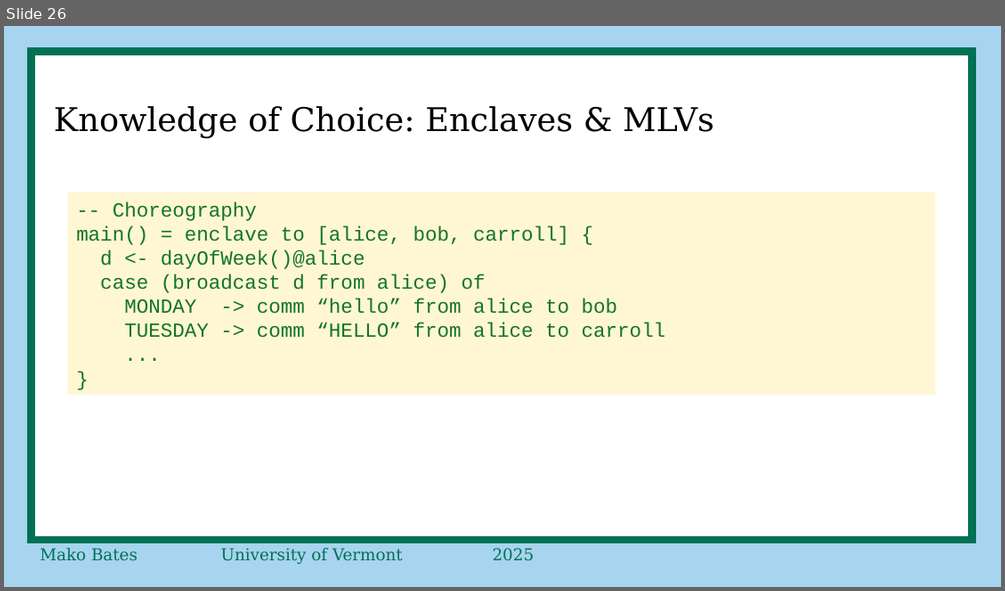
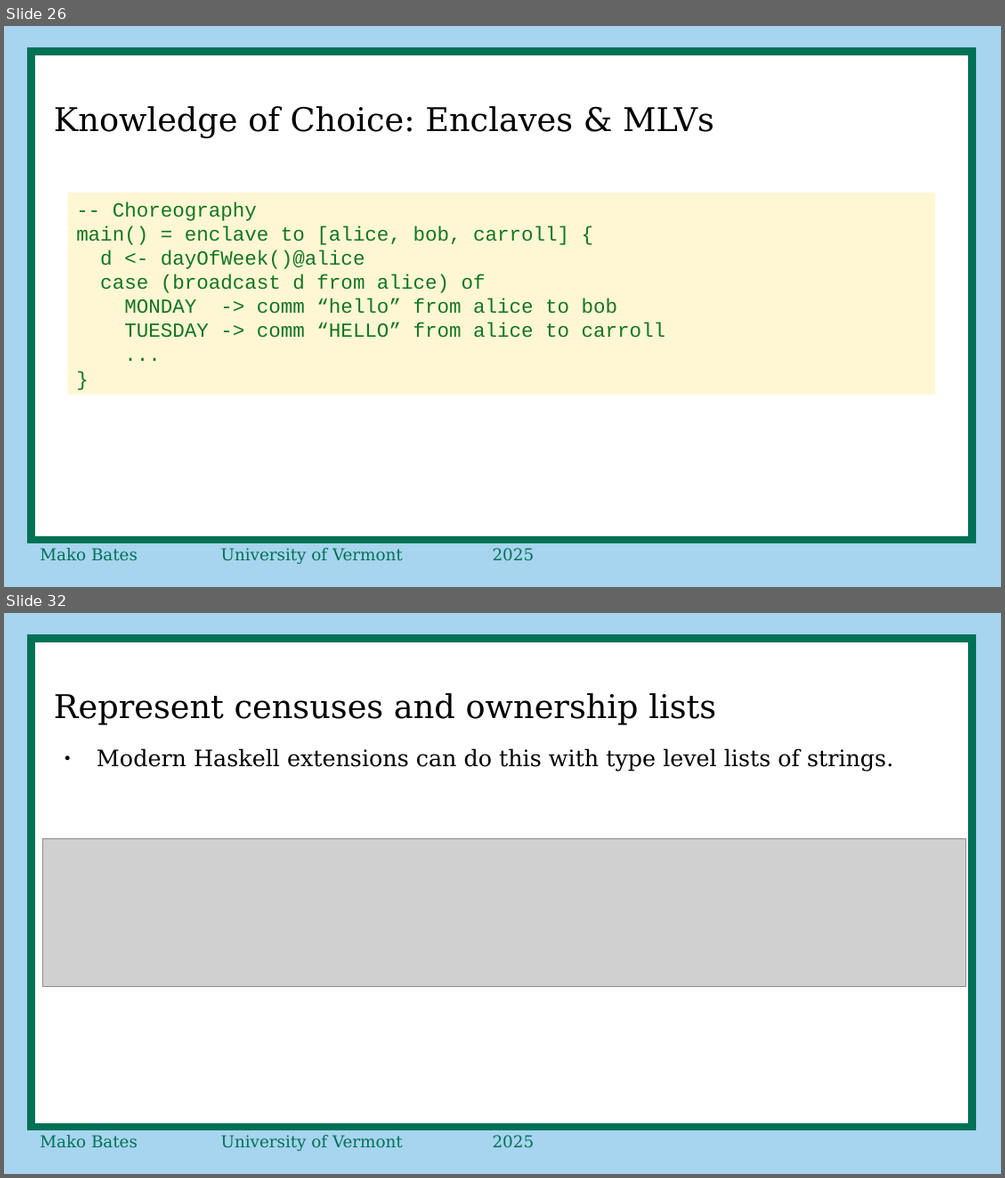
Before and after one commit to ShapeOfMatter/thesis_CP_UVM, a slide deck: proposal defense.odp. Shown one above the other, each under a label of ours: slide 26 before the commit, slides 26 and 32 after it; the slides between them are not shown. The pictures are 1005x591 and 1005x1178 pixels, drawn with LibreOffice and Linux fonts; fonts in the diff are those of the drawing; grey boxes stand for pictures. Boxes give left, top, right and bottom in pixels: in the first picture for what was removed or moved away, otherwise in the second. Text is boxed around its words. In the diff, an @@ line names an element or a change of style, - is before the commit and + after.

```diff
--- a/proposal defense.odp
+++ b/proposal defense.odp
@@ slide 32 added at bbox=[4, 613, 1001, 1174], background #A7D4EE; not listed: 2 template elements that a slide beside it also shows @@
@@ title added at bbox=[54, 693, 716, 725], 26 pt, text #000000 @@
+Represent censuses and ownership lists
@@ text added at bbox=[97, 748, 893, 771], 18 pt, text #000000 @@
+● Modern Haskell extensions can do this with type level lists of strings.
@@ picture added at bbox=[43, 839, 965, 987] @@
```
Also in this commit, not shown: 1 slide changed, 21 other slides added, 28 slides removed.
